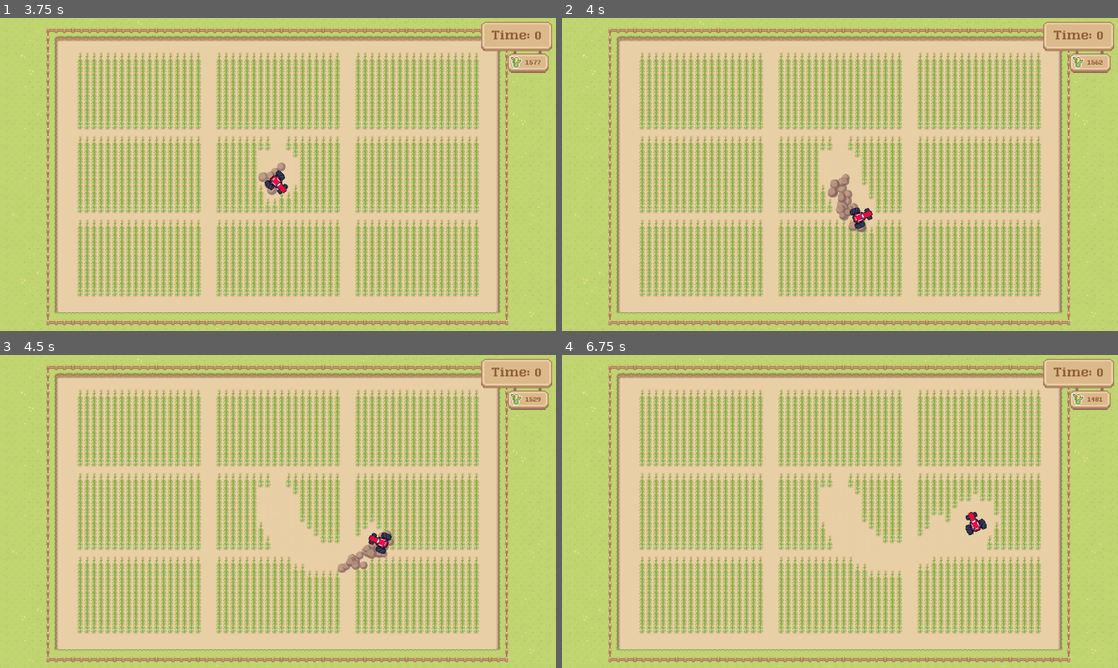
Above: before the commit, frames 1-4 (two rows, left to right).
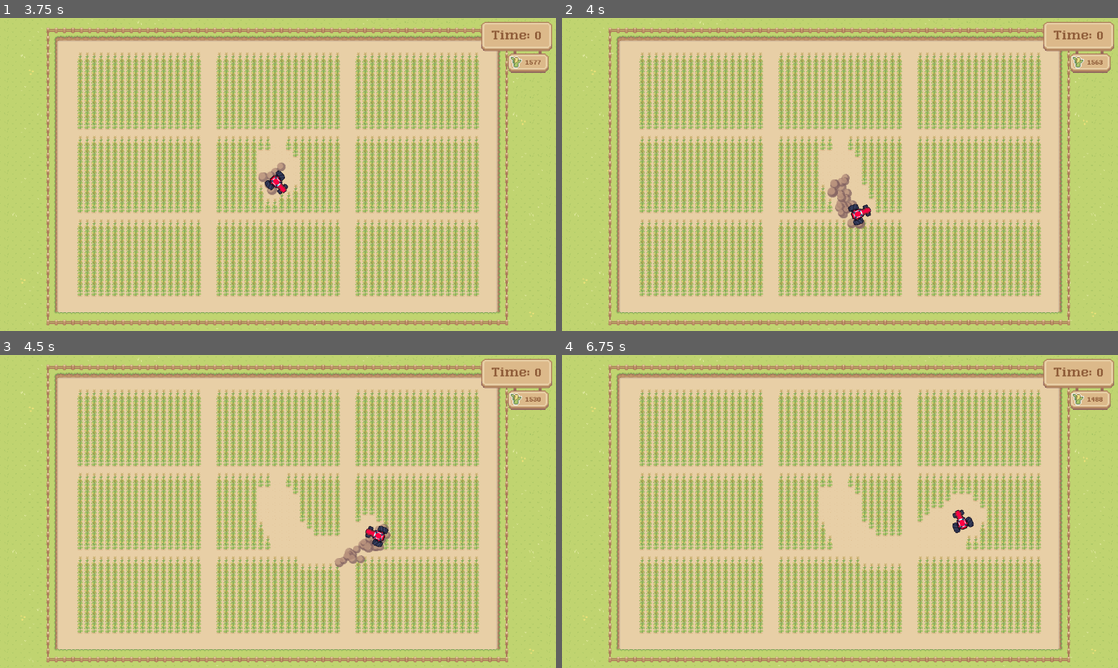
Above: after the commit, the same moments.

Repository: EmilBert/Harvest
Game: Godot game, scene res://World.tscn
Same seed, same stepped clock (60 frames per second), same inputs: the game is played once before the commit and once after it.
Inputs:
- Up to frame 1 (3.75 s): tap Enter at 0.5 s; hold D (steer_right) 0.53-1.28 s; hold I (Attachment1) 0.53-1.28 s; tap Space (ui_select) at 0.77, 1.52, 3.02 s; hold A (steer_left) 1.28-2.03 s; tap O (Attachment2) at 1.35 s; hold P (Attachment3) 2.03-2.78 s; hold D (steer_right) 2.03-3.53 s; tap S (break) at 2.85 s; hold A (steer_left) from 3.53 s (still down); hold W (gas) from 3.53 s (still down)
- Up to frame 2 (4 s): keep holding A (steer_left); keep holding W (gas); tap Space (ui_select) at 3.77 s
- Up to frame 3 (4.5 s): keep holding A (steer_left); release W (gas) at 4.28 s; tap I (Attachment1) at 4.35 s
- Up to frame 4 (6.75 s): tap Space (ui_select) at 4.52, 6.02 s; hold O (Attachment2) 5.03-5.78 s; release A (steer_left) at 5.78 s; hold D (steer_right) from 5.78 s (still down); tap P (Attachment3) at 5.85 s; hold S (break) from 6.53 s (still down)

Frame 1 is identical in both runs. In frame 2, 0.4% of the frame differs, in the area x 47-98%, y 13-69%; in frame 3, 1.0%; in frame 4, 1.1%, in the area x 52-98%, y 13-71%.

Commit message:
Break with space

Diff:
--- a/project.godot
+++ b/project.godot
@@ -68,6 +68,7 @@
 "deadzone": 0.5,
 "events": [ Object(InputEventKey,"resource_local_to_scene":false,"resource_name":"","device":0,"alt":false,"shift":false,"control":false,"meta":false,"command":false,"pressed":false,"scancode":83,"physical_scancode":0,"unicode":0,"echo":false,"script":null)
 , Object(InputEventKey,"resource_local_to_scene":false,"resource_name":"","device":0,"alt":false,"shift":false,"control":false,"meta":false,"command":false,"pressed":false,"scancode":16777234,"physical_scancode":0,"unicode":0,"echo":false,"script":null)
+, Object(InputEventKey,"resource_local_to_scene":false,"resource_name":"","device":0,"alt":false,"shift":false,"control":false,"meta":false,"command":false,"pressed":false,"scancode":32,"physical_scancode":0,"unicode":0,"echo":false,"script":null)
  ]
 }
 
